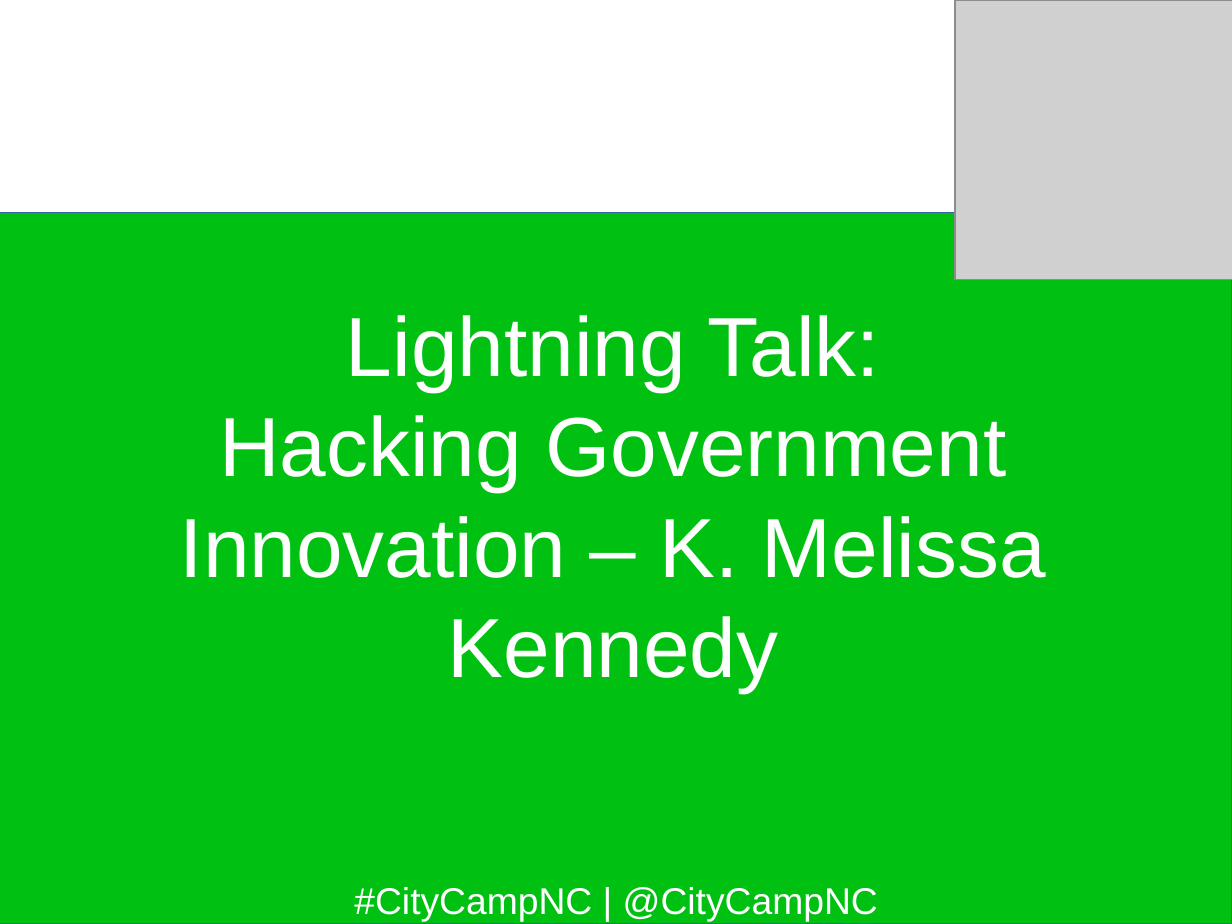
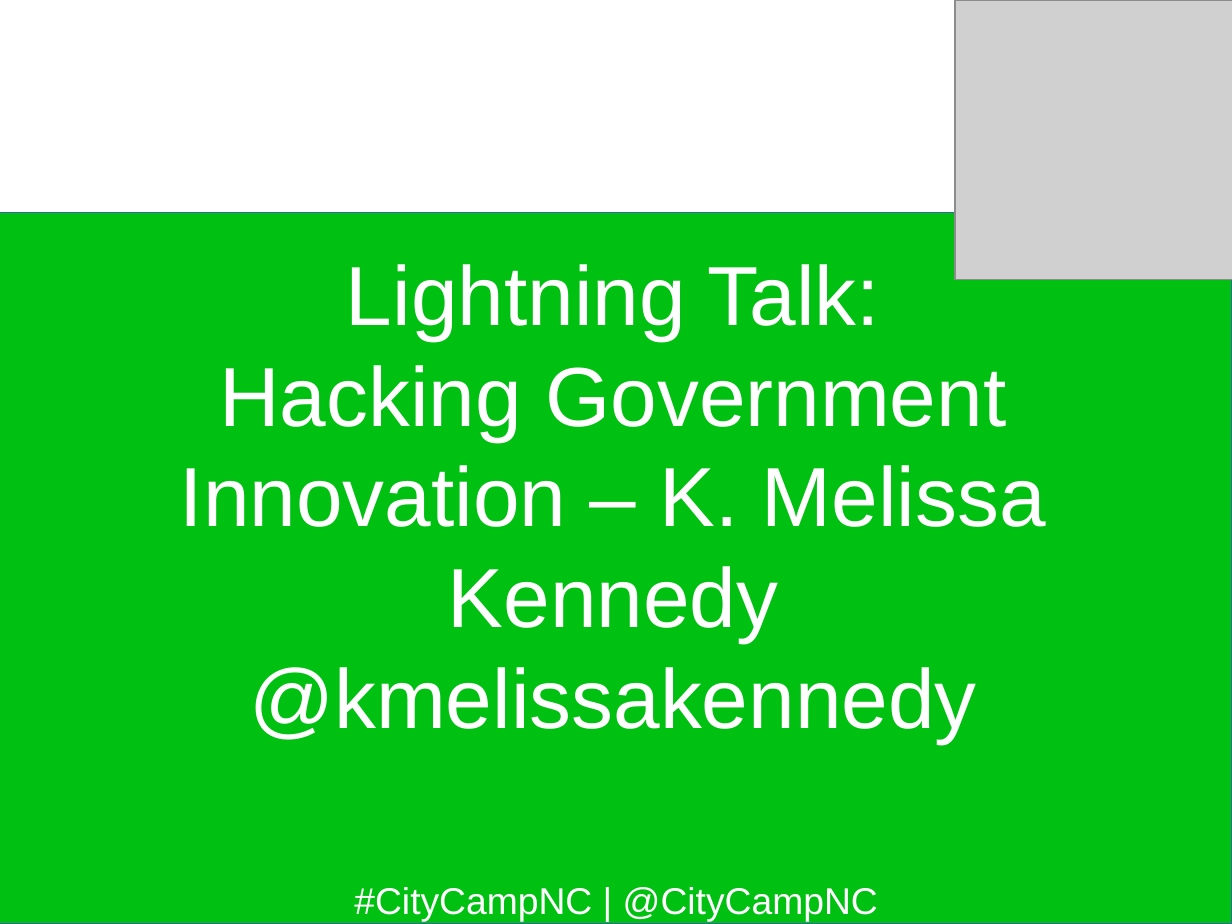
Before and after one commit to jhibbets/presentations, a slide deck: slide 21 of CCNC_2017.odp. Drawn at 1232x924 pixels with LibreOffice and Linux fonts; fonts in the diff are those of the drawing; grey boxes stand for pictures; background and template pictures are left out. Boxes give left, top, right and bottom in pixels: in the first picture for what was removed or moved away, otherwise in the second. Text is boxed around its words. In the diff, an @@ line names an element or a change of style, - is before the commit and + after.

```diff
--- a/CCNC_2017.odp
+++ b/CCNC_2017.odp
@@ subtitle at box(249, 667, 977, 743): paragraph added @@
+@kmelissakennedy
```
Also in this commit, not shown: 17 other slides changed, 7 slides added.
